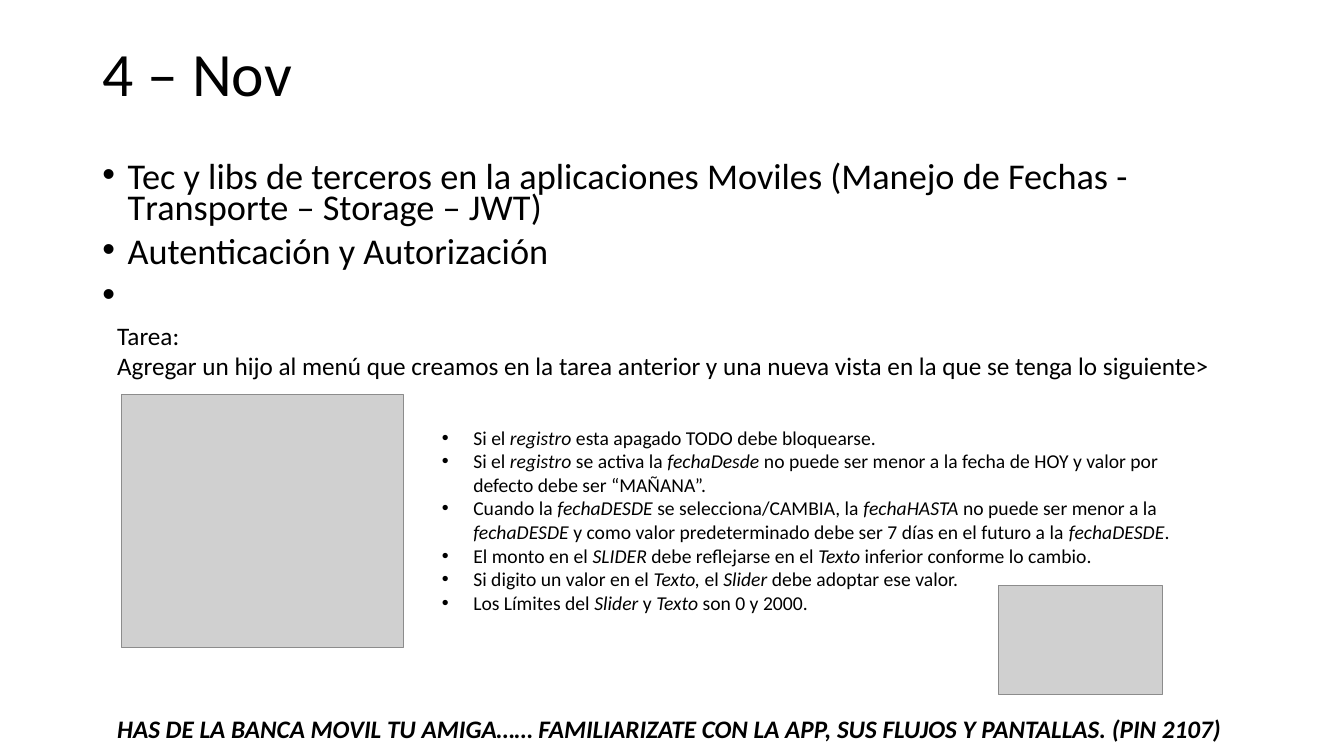
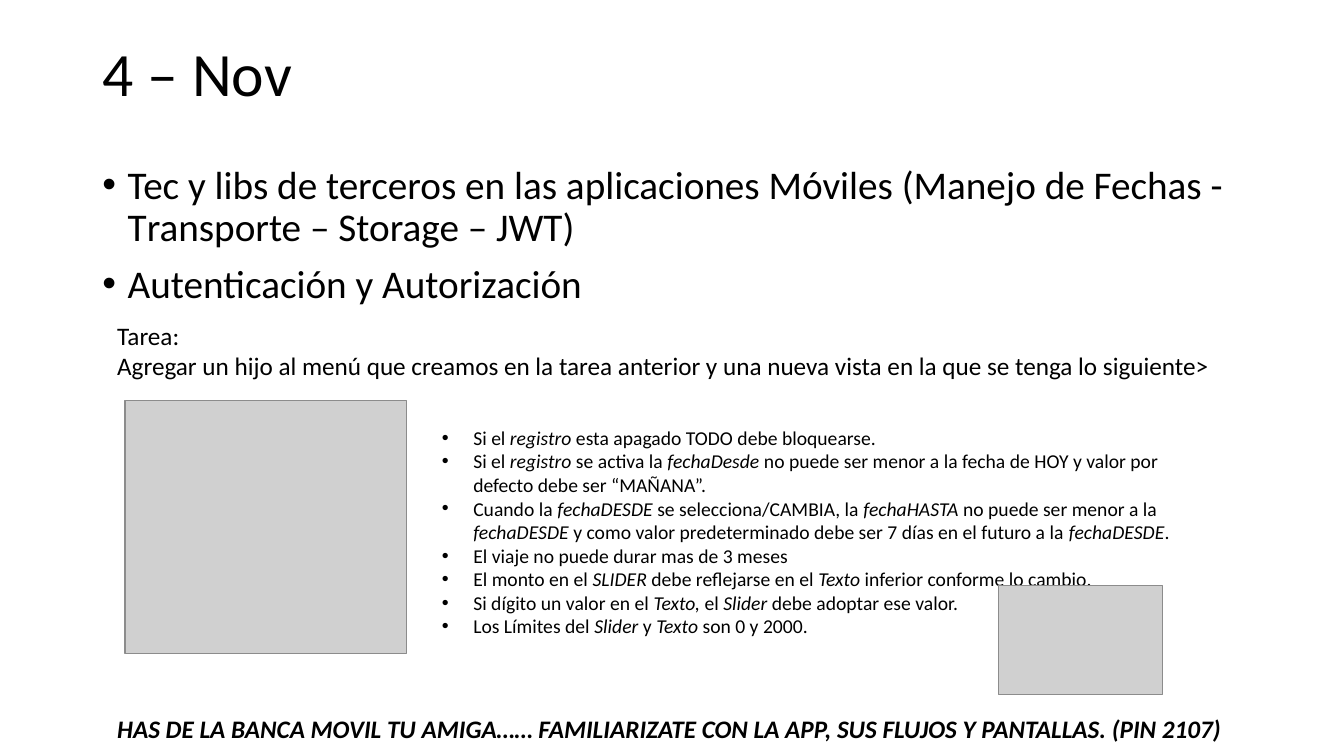
Before and after one commit to pipo151086/CursoMovilApp, a slide deck: slide 5 of PPTs/AgendaIntroBM.pptx. Drawn at 1344x756 pixels with LibreOffice and Linux fonts; fonts in the diff are those of the drawing; grey boxes stand for pictures. Boxes give left, top, right and bottom in pixels: in the first picture for what was removed or moved away, otherwise in the second. Text is boxed around its words. In the diff, an @@ line names an element or a change of style, - is before the commit and + after.

```diff
--- a/PPTs/AgendaIntroBM.pptx
+++ b/PPTs/AgendaIntroBM.pptx
@@ text at bbox=[128, 170, 1202, 248]: text changed; size 25.9 to 28 pt @@
-• Tec y libs de terceros en la aplicaciones Moviles (Manejo de Fechas - Transporte – Storage – JWT)
+• Tec y libs de terceros en las aplicaciones Móviles (Manejo de Fechas - Transporte – Storage – JWT)
@@ text at bbox=[128, 271, 582, 305]: size 25.9 to 28 pt in "Autenticación y Autorización"; line spacing 0.7 to 0.9 @@
@@ picture: place and size @@
-picture at bbox=[122, 394, 403, 648]
+picture at bbox=[125, 400, 406, 654]
@@ text at bbox=[473, 549, 788, 567]: paragraph added @@
+• El viaje no puede durar mas de 3 meses
@@ text at bbox=[473, 596, 958, 614]: text changed @@
-• Si digito un valor en el Texto, el Slider debe adoptar ese valor.
+• Si dígito un valor en el Texto, el Slider debe adoptar ese valor.
```
Also in this commit, not shown: 18 other files.
